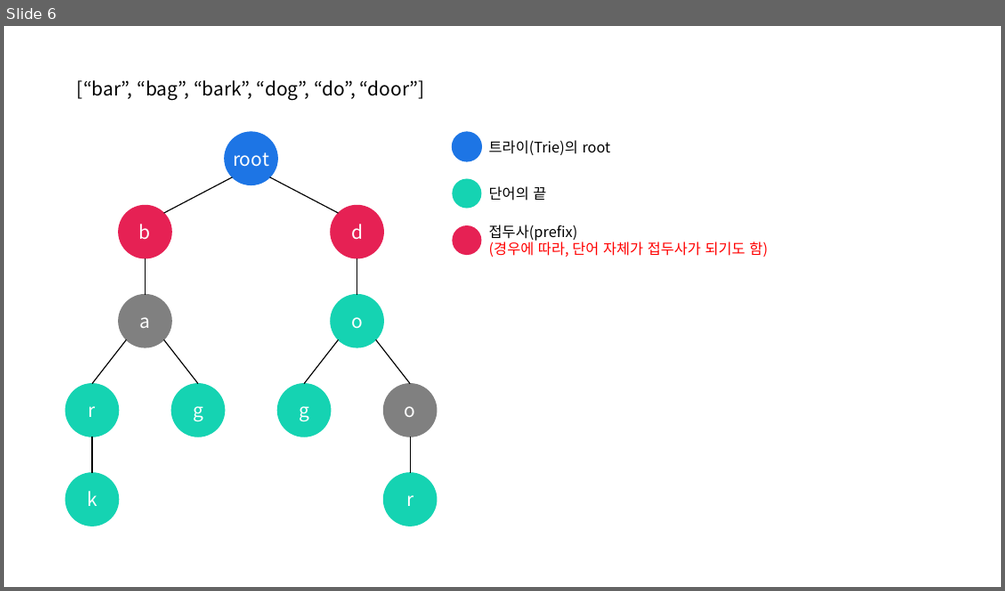
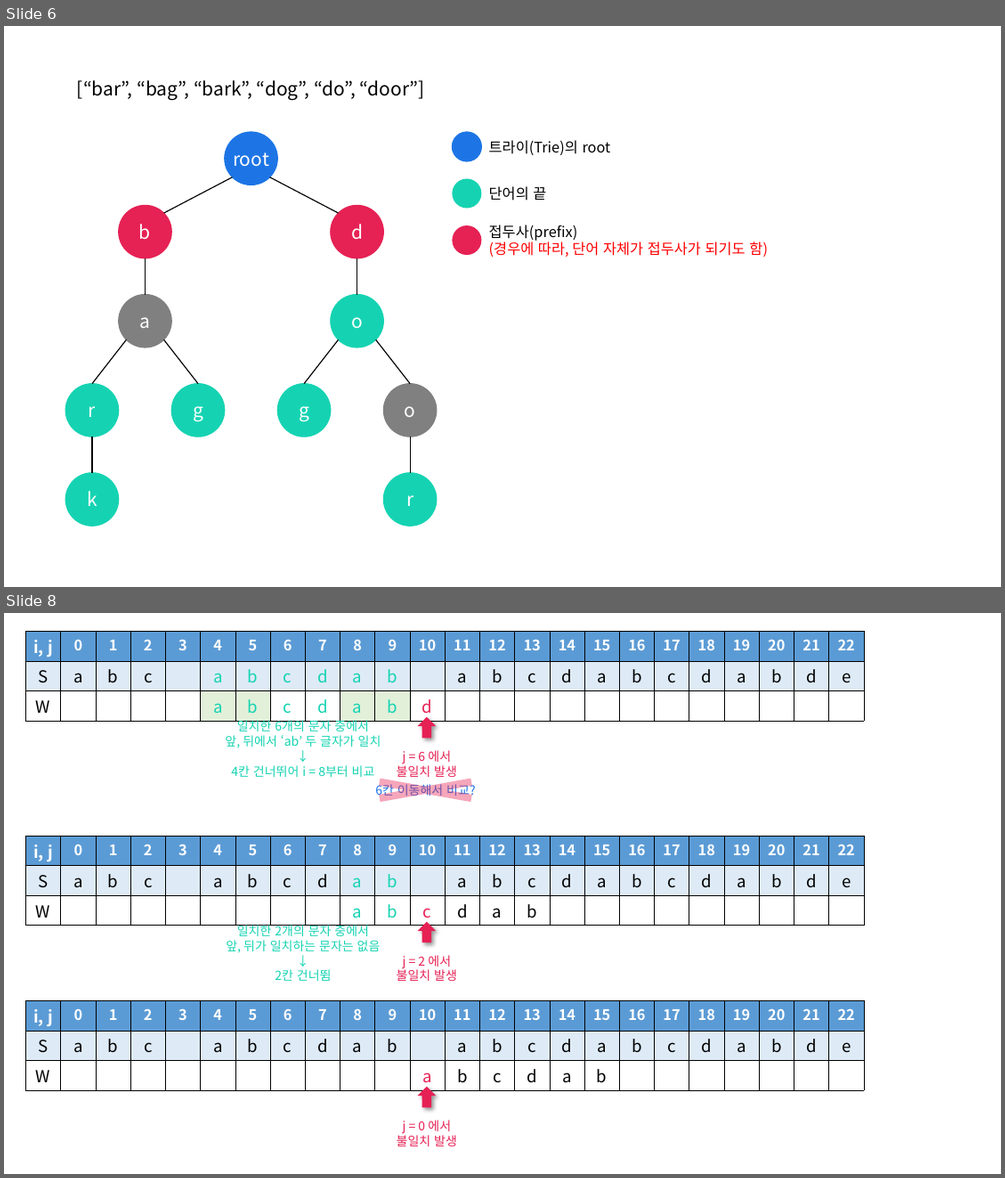
Before and after one commit to siwon-park/Algorithm-DataStructure, a slide deck: 기타/pptx.pptx. Shown one above the other, each under a label of ours: slide 6 before the commit, slides 6 and 8 after it; the slides between them are not shown. The pictures are 1005x591 and 1005x1178 pixels, drawn with LibreOffice and Linux fonts; fonts in the diff are those of the drawing. Boxes give left, top, right and bottom in pixels: in the first picture for what was removed or moved away, otherwise in the second. Text is boxed around its words. In the diff, an @@ line names an element or a change of style, - is before the commit and + after.

```diff
--- a/기타/pptx.pptx
+++ b/기타/pptx.pptx
@@ slide 8 added at (4,613,1001,1174), background #FFFFFF @@
@@ table added at (25,631,869,891), 3 rows, 24 columns @@
+i, j | 0 | 1 | 2 | 3 | 4 | 5 | 6 | 7 | 8 | 9 | 10 | 11 | 12 | 13 | 14 | 15 | 16 | 17 | 18 | 19 | 20 | 21 | 22
+S | a | b | c |  | a | b | c | d | a | b |  | a | b | c | d | a | b | c | d | a | b | d | e
+W |  |  |  |  | a | b | c | d | a | b | d |  |  |  |  |  |  |  |  |  |  |  | 
@@ text added at (225,719,381,777), 12 pt, text #15D3B2 @@
+일치한 6개의 문자 중에서
+앞, 뒤에서 ‘ab’ 두 글자가 일치
+↓
+4칸 건너뛰어 i = 8부터 비교
@@ down arrow added at (418,717,437,738), fill #E62154 @@
@@ text added at (396,750,457,777), 12 pt, text #E62154 @@
+j = 6 에서
+불일치 발생
@@ cross added at (337,774,513,806), fill #E62154 at 40% opacity @@
@@ text added at (375,783,475,799), 12 pt, text #1D75E5 @@
+6칸 이동해서 비교?
@@ table added at (25,835,869,1086), 3 rows, 24 columns @@
+i, j | 0 | 1 | 2 | 3 | 4 | 5 | 6 | 7 | 8 | 9 | 10 | 11 | 12 | 13 | 14 | 15 | 16 | 17 | 18 | 19 | 20 | 21 | 22
+S | a | b | c |  | a | b | c | d | a | b |  | a | b | c | d | a | b | c | d | a | b | d | e
+W |  |  |  |  |  |  |  |  | a | b | c | d | a | b |  |  |  |  |  |  |  |  | 
@@ text added at (226,923,380,981), 12 pt, text #15D3B2 @@
+일치한 2개의 문자 중에서
+앞, 뒤가 일치하는 문자는 없음
+↓
+2칸 건너뜀
@@ down arrow added at (418,922,437,943), fill #E62154 @@
@@ text added at (396,955,457,981), 12 pt, text #E62154 @@
+j = 2 에서
+불일치 발생
@@ table added at (25,1000,869,1091), 3 rows, 24 columns @@
+i, j | 0 | 1 | 2 | 3 | 4 | 5 | 6 | 7 | 8 | 9 | 10 | 11 | 12 | 13 | 14 | 15 | 16 | 17 | 18 | 19 | 20 | 21 | 22
+S | a | b | c |  | a | b | c | d | a | b |  | a | b | c | d | a | b | c | d | a | b | d | e
+W |  |  |  |  |  |  |  |  |  |  | a | b | c | d | a | b |  |  |  |  |  |  | 
@@ down arrow added at (418,1086,437,1107), fill #E62154 @@
@@ text added at (396,1119,457,1146), 12 pt, text #E62154 @@
+j = 0 에서
+불일치 발생
```
Also in this commit, not shown: 1 other slide added, 1 other file.
